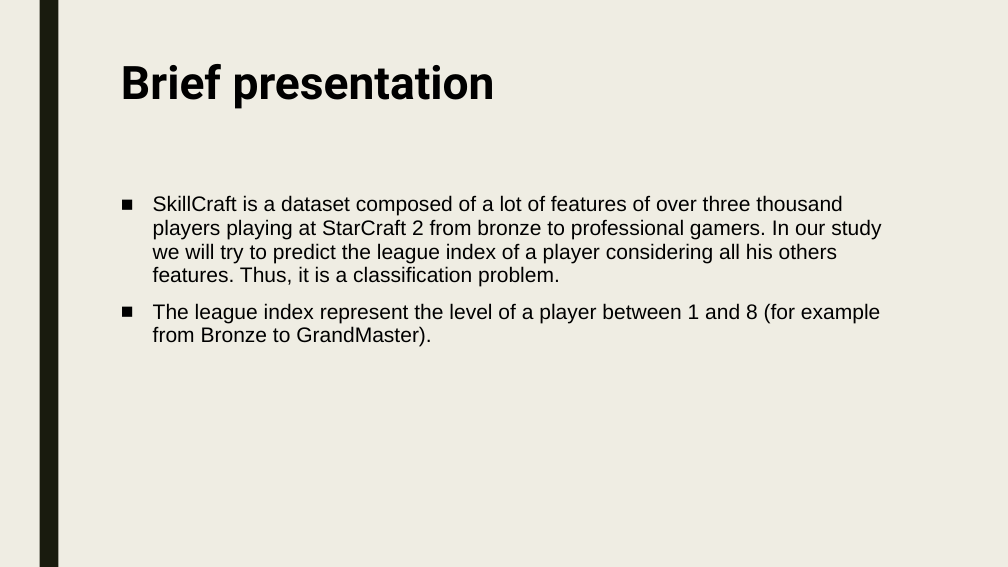
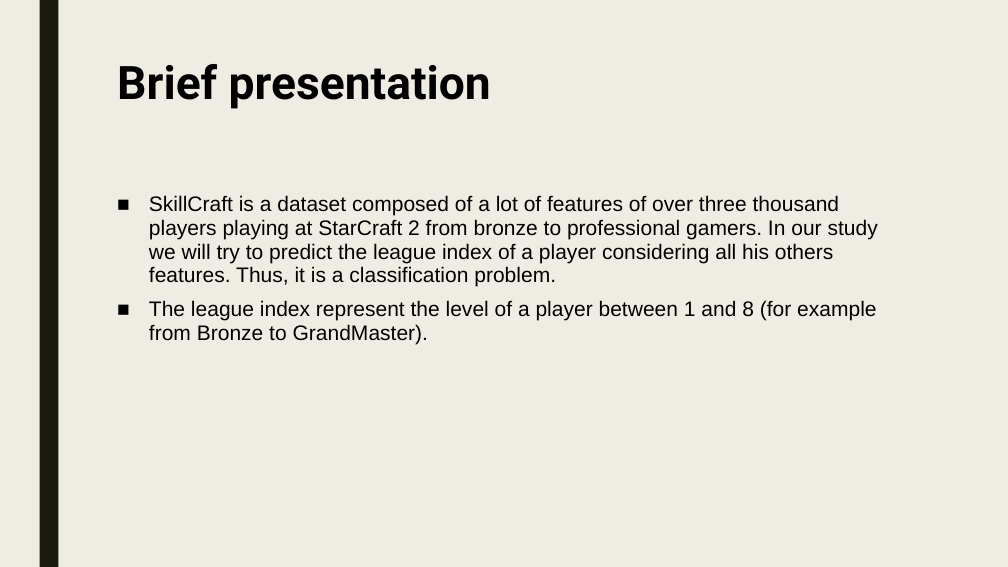
Before and after one commit to VictorGoubet/Dataset-Analysis, a slide deck: slide 2 of Powerpoint.pptx. Drawn at 1008x567 pixels with LibreOffice and Linux fonts; fonts in the diff are those of the drawing. Boxes give left, top, right and bottom in pixels: in the first picture for what was removed or moved away, otherwise in the second. Text is boxed around its words. In the diff, an @@ line names an element or a change of style, - is before the commit and + after.

```diff
--- a/Powerpoint.pptx
+++ b/Powerpoint.pptx
@@ title "Brief presentation": place and size @@
-title "Brief presentation" at bbox=[121, 64, 495, 109]
+title "Brief presentation" at bbox=[117, 64, 491, 109]
@@ text "SkillCraft is a dataset composed ..." at bbox=[149, 195, 878, 345]: less space between paragraphs @@
```
Also in this commit, not shown: 8 other slides changed.
